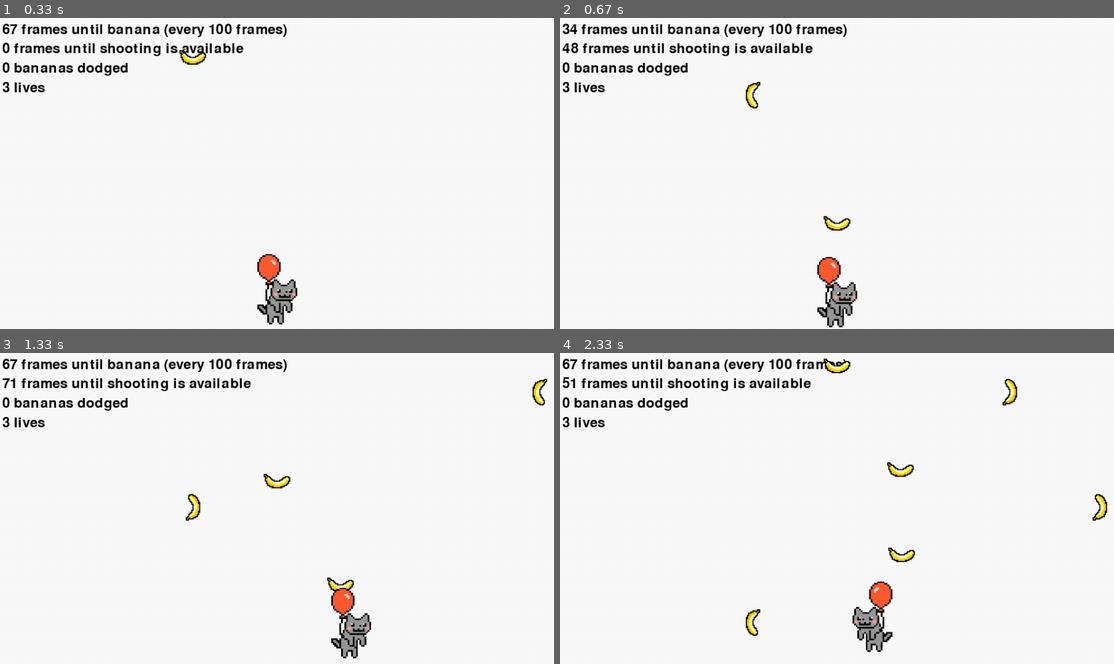
Above: before the commit, frames 1-4 (two rows, left to right).
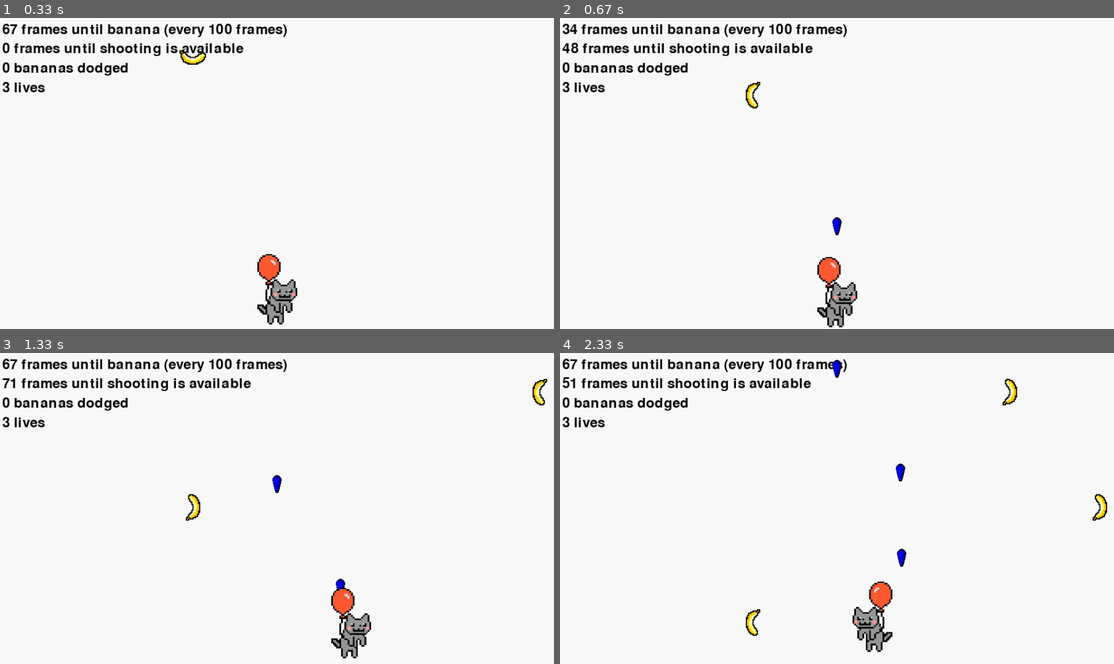
Above: after the commit, the same moments.

Repository: MikeCroall/MyPyGame
Game: pygame game, started from src/main.py
The game is run twice, just before and just after one commit, with the same random seed, the same clock (stepped at 60 frames per second) and the same inputs.
Inputs:
- Up to frame 1 (0.33 s): no input
- Up to frame 2 (0.67 s): tap Space at 0.33 s
- Up to frame 3 (1.33 s): hold Right 0.67-1.13 s; tap Space at 0.73, 1.03, 1.23 s; hold Right from 1.17 s (still down)
- Up to frame 4 (2.33 s): tap Space at 1.53, 1.73, 2.03, 2.3 s; release Right at 1.63 s; hold Left 1.67-2.2 s; hold Left from 2.23 s (still down)

Frame 1 is identical in both runs. In frame 2, 0.2% of the frame differs, in the area x 47-53%, y 63-70%; in frame 3, 0.3%; in frame 4, 0.5%, in the area x 47-65%, y 1-69%.

Commit message:
New projectile sprite

Diff:
--- a/src/main.py
+++ b/src/main.py
@@ -50,7 +50,7 @@
         bananas.append(Banana(img, int(random.random() * width), 0, speed))
 
     def shoot_projectile_from_player(player_1):
-        img = pygame.image.load("../img/banana.bmp")  # todo replace sprite
+        img = pygame.image.load("../img/projectile.png")  # todo replace sprite
         projectiles.append(Projectile(img, projectile_speed, player_1.get_rect()))
 
     while lives > 0:
Binary file added: img/projectile.png
